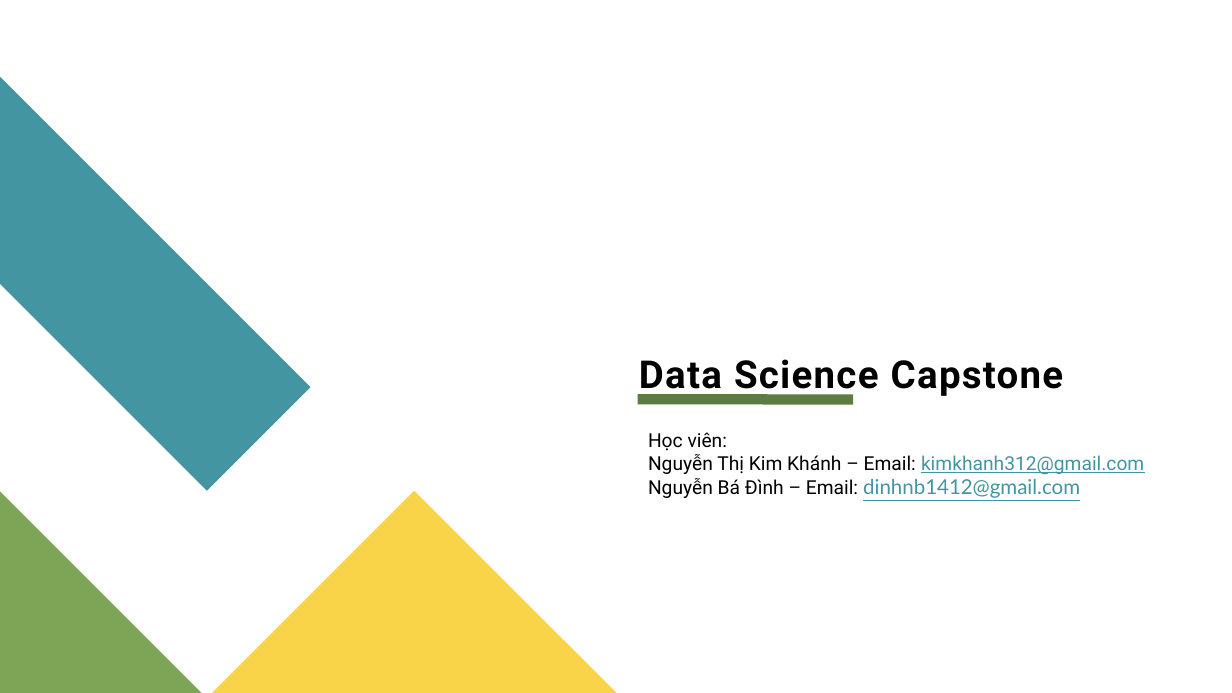
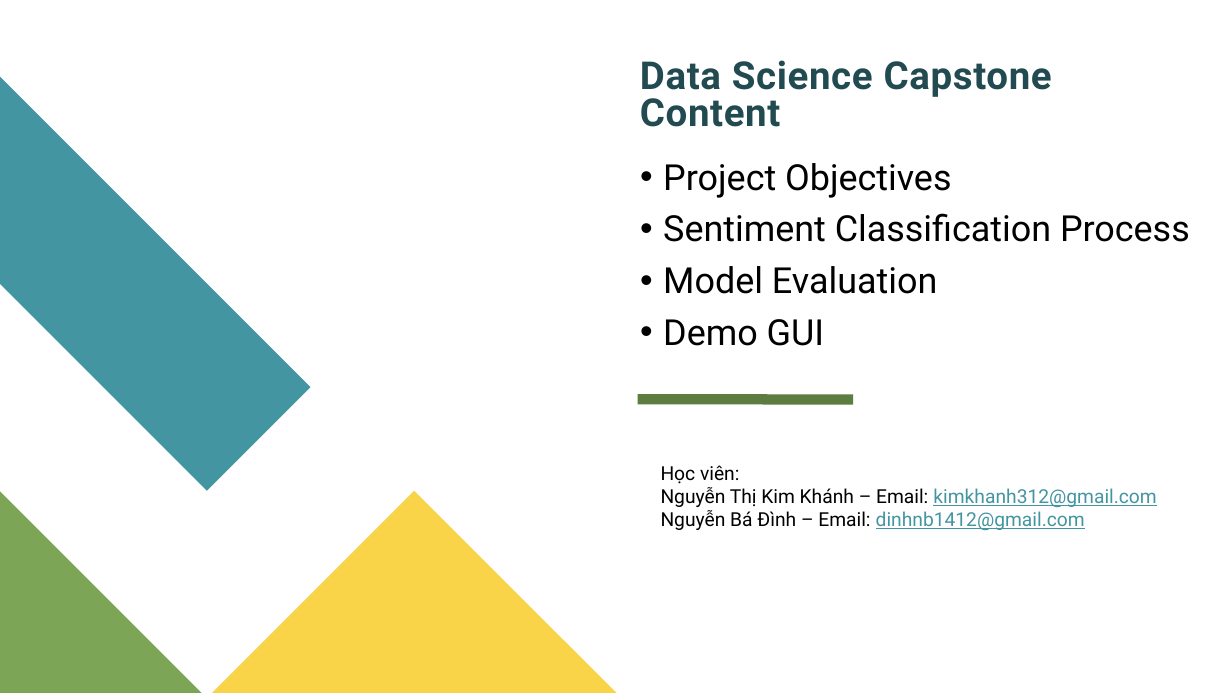
Before and after one commit to KhanhNguyen312/sentiment_classification, a slide deck: slide 1 of Slide_Data Science Capstone.pptx. Drawn at 1232x693 pixels with LibreOffice and Linux fonts; fonts in the diff are those of the drawing. Boxes give left, top, right and bottom in pixels: in the first picture for what was removed or moved away, otherwise in the second. Text is boxed around its words. In the diff, an @@ line names an element or a change of style, - is before the commit and + after.

```diff
--- a/Slide_Data Science Capstone.pptx
+++ b/Slide_Data Science Capstone.pptx
@@ text at [640,60,1052,127]: text changed; text colour #000000 to #224A51 @@
-Data Science Capstone
+Data Science Capstone Content
@@ text added at [663,163,1190,346], 28 pt, text #000000 @@
+• Project Objectives
+• Sentiment Classification Process
+• Model Evaluation
+• Demo GUI
@@ text "Học viên:": place and size @@
-text "Học viên:" at [648,432,1144,498]
+text "Học viên:" at [661,465,1156,531]
@@ text at [661,510,1085,531]: size 16 to 15 pt, font Lato to Roboto in "dinhnb1412@gmail.com" @@
```
Also in this commit, not shown: 2 other slides changed, 2 slides added, 3 slides removed, 3 other files.
